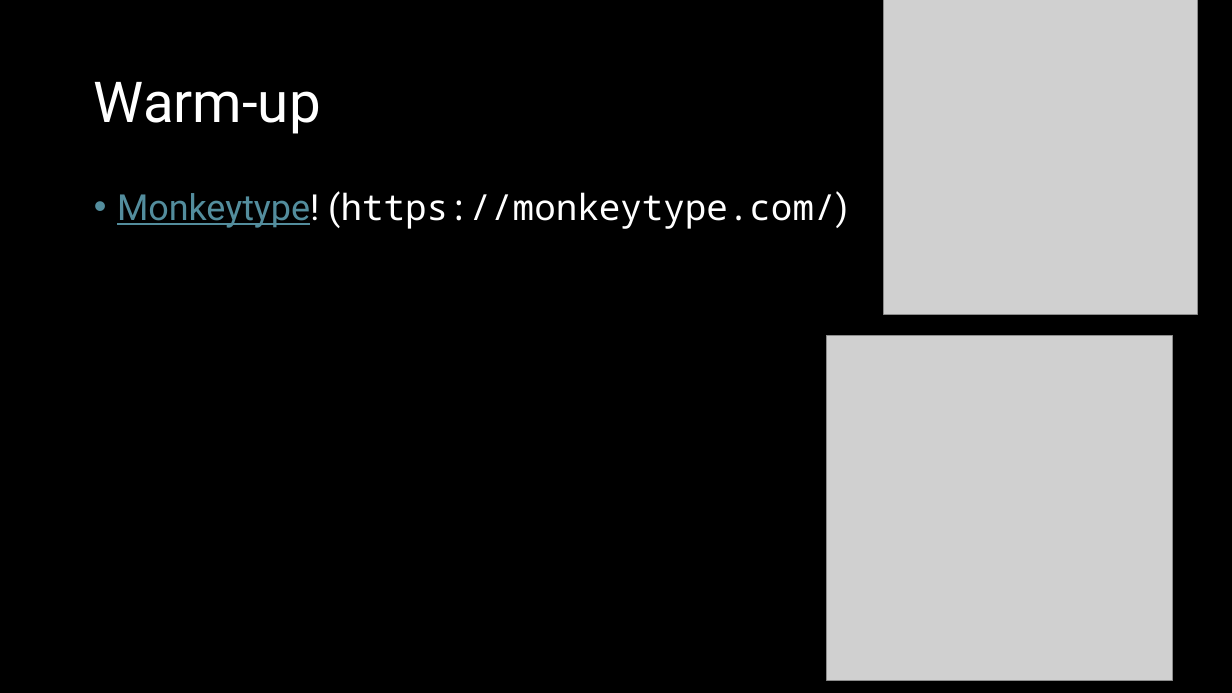
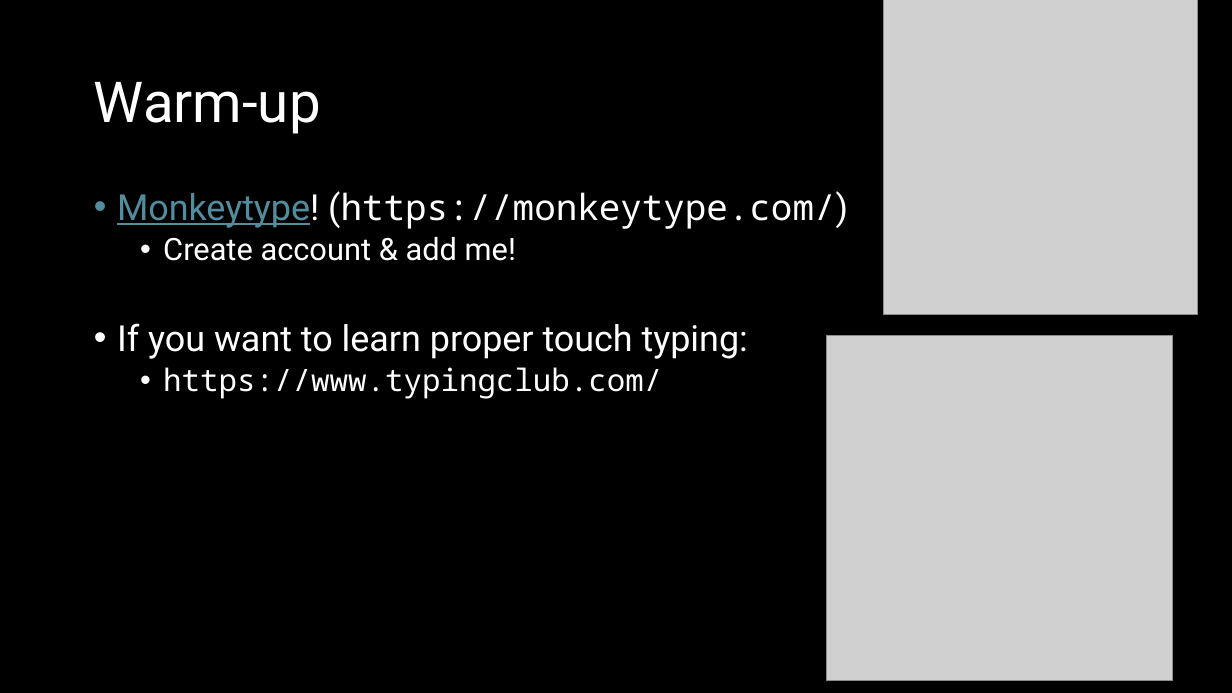
Before and after one commit to d-guh/computer-courses, a slide deck: slide 2 of lessons/00/lesson-00.pptx (slide 4 before the commit). Drawn at 1232x693 pixels with LibreOffice and Linux fonts; fonts in the diff are those of the drawing; grey boxes stand for pictures; background and template pictures are left out. Boxes give left, top, right and bottom in pixels: in the first picture for what was removed or moved away, otherwise in the second. Text is boxed around its words. In the diff, an @@ line names an element or a change of style, - is before the commit and + after.

```diff
--- a/lessons/00/lesson-00.pptx
+++ b/lessons/00/lesson-00.pptx
@@ text at (117,237,748,399): paragraphs added @@
+  • Create account & add me!
+• If you want to learn proper touch typing:
+  • https://www.typingclub.com/
```
Also in this commit, not shown: 1 other slide changed, 1 other file.
